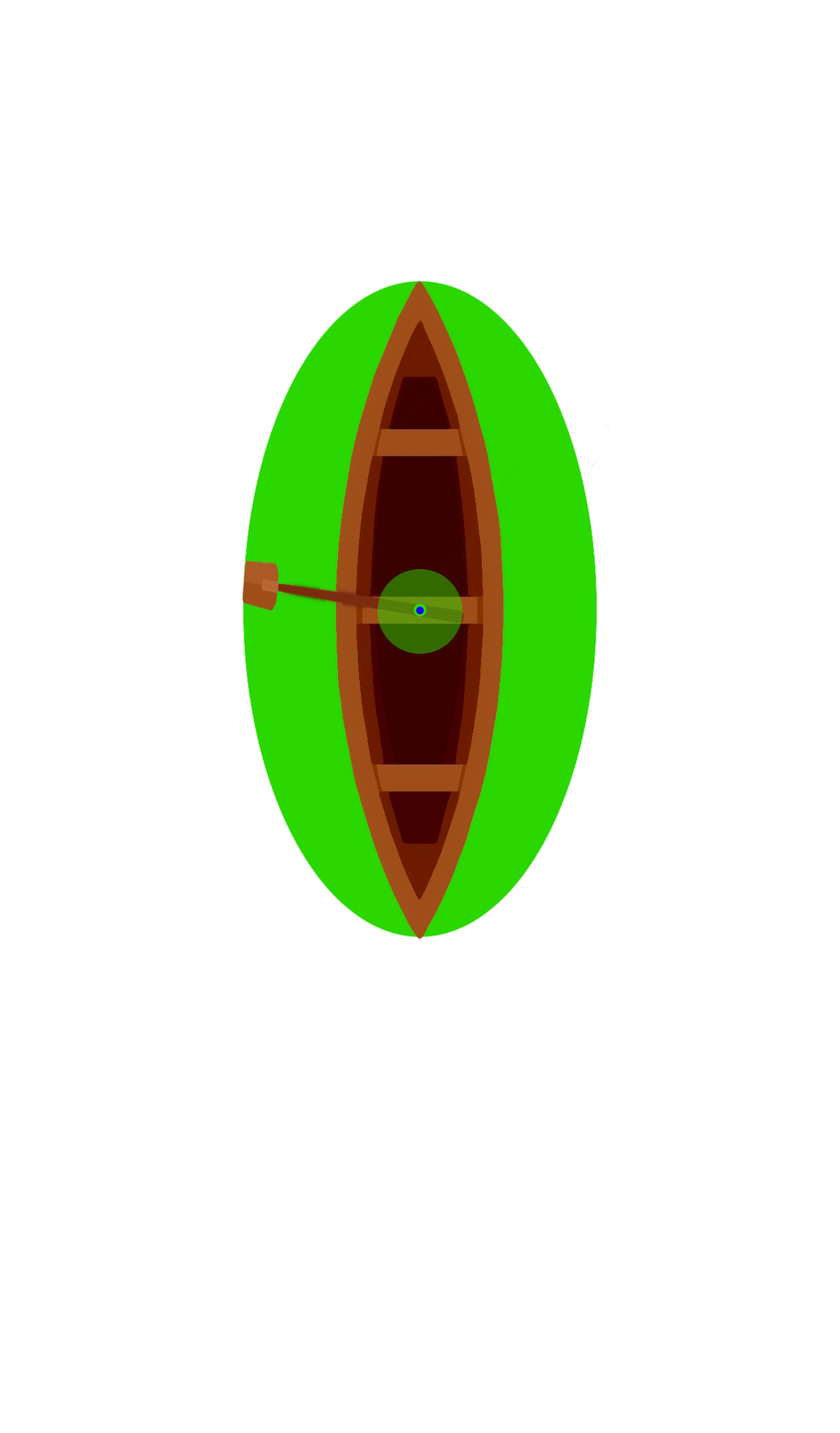
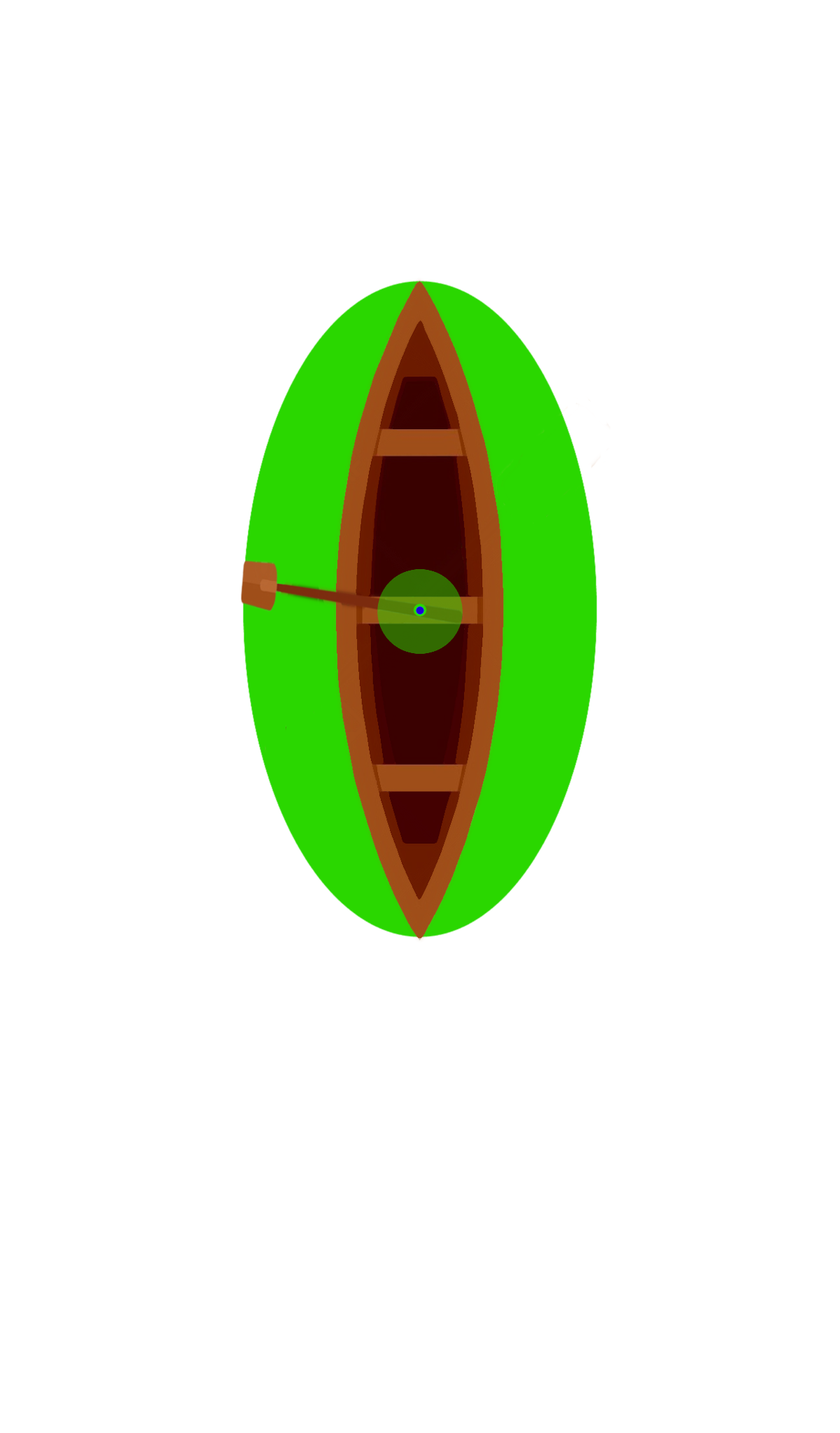
Layer changes from the first 840 x 1433 image to the second:
painted on "Плавающий слой #1" over [240, 559, 465, 626]
